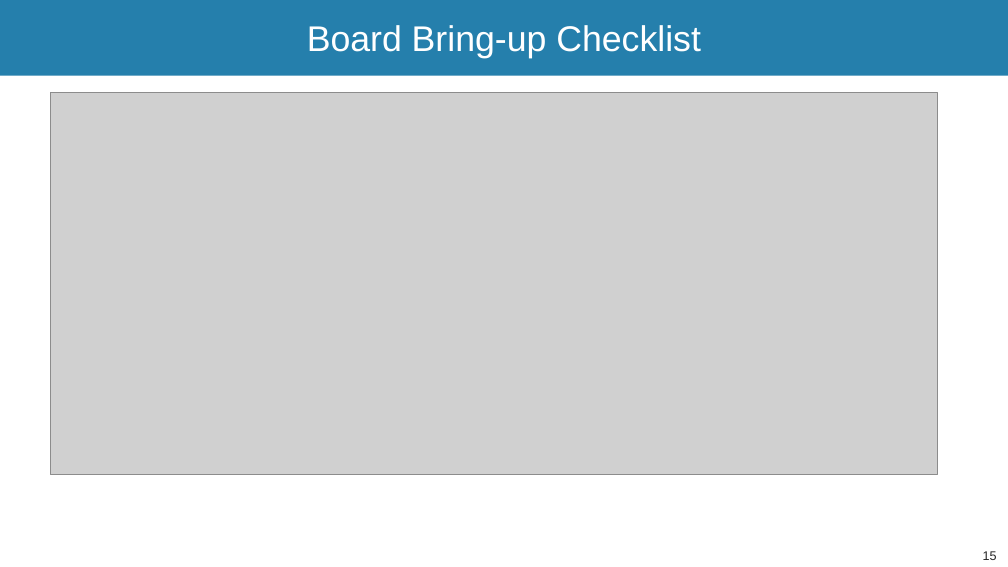
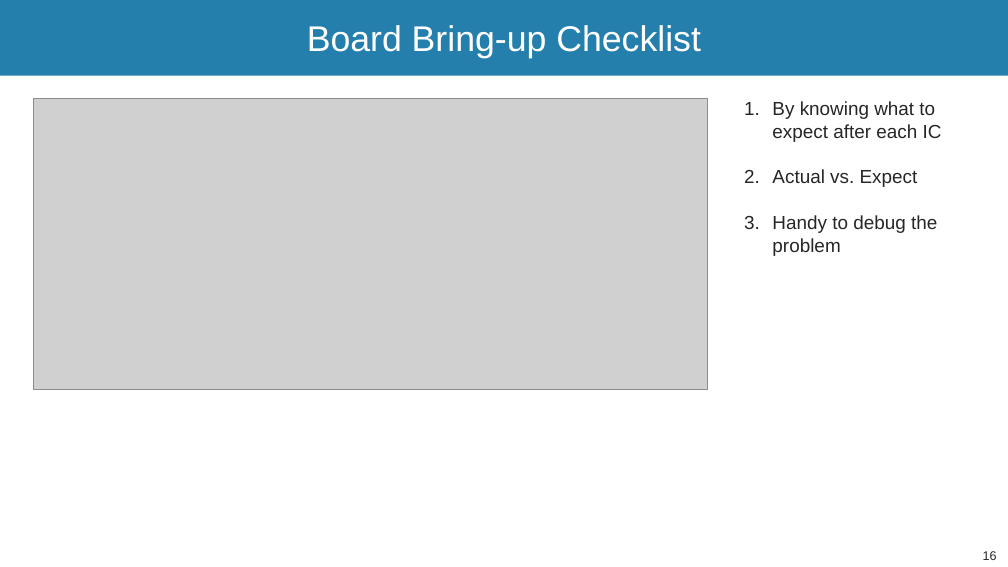
Before and after one commit to stevenli518/ECE266_CMOSCircuitLab, a slide deck: slide 16 of Lab7_ICTesting/PPT/FinalReview/DesignReview_Lab3_Mingjie_Chengming.pptx (slide 15 before the commit). Drawn at 1008x567 pixels with LibreOffice and Linux fonts; fonts in the diff are those of the drawing; grey boxes stand for pictures; background and template pictures are left out. Boxes give left, top, right and bottom in pixels: in the first picture for what was removed or moved away, otherwise in the second. Text is boxed around its words. In the diff, an @@ line names an element or a change of style, - is before the commit and + after.

```diff
--- a/Lab7_ICTesting/PPT/FinalReview/DesignReview_Lab3_Mingjie_Chengming.pptx
+++ b/Lab7_ICTesting/PPT/FinalReview/DesignReview_Lab3_Mingjie_Chengming.pptx
@@ picture resized from (x1=50, y1=92, x2=937, y2=475) to (x1=33, y1=98, x2=708, y2=389) @@
@@ text added at (x1=772, y1=101, x2=942, y2=256), 18 pt, text #262626 @@
+1. By knowing what to expect after each IC
+2. Actual vs. Expect
+3. Handy to debug the problem
@@ page number at (x1=983, y1=551, x2=997, y2=560): text changed @@
-15
+16
```
Also in this commit, not shown: 3 other slides changed, 9 slides added, 1 slide removed, 10 other files.
